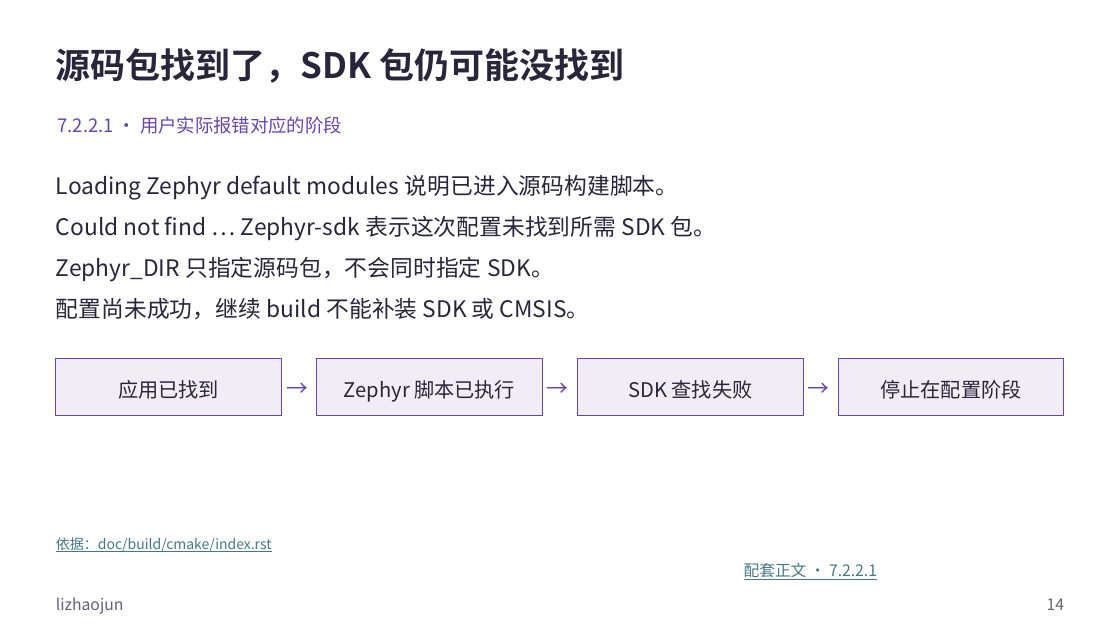
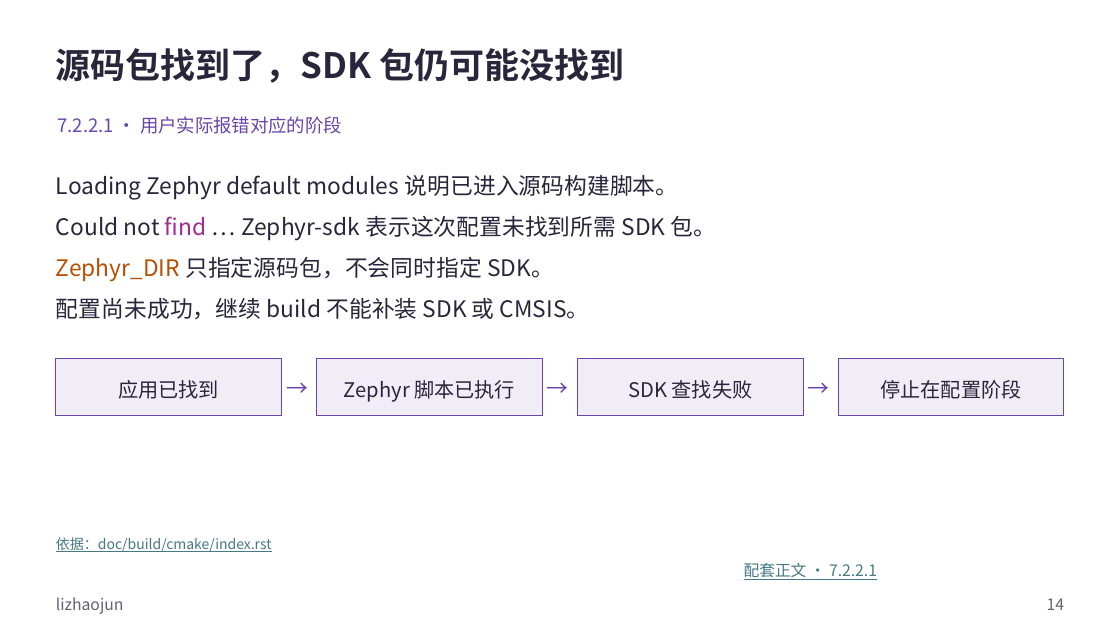
Before and after one commit to FormingSystem/zephyr_hc32f4a0, a slide deck: slide 14 of learning/P01_zephyr_make_project/slides/P007_Zephyr应用构建_Windows.pptx. Drawn at 1120x630 pixels with LibreOffice and Linux fonts; fonts in the diff are those of the drawing. Boxes give left, top, right and bottom in pixels: in the first picture for what was removed or moved away, otherwise in the second. Text is boxed around its words. In the diff, an @@ line names an element or a change of style, - is before the commit and + after.

Commit message:
content(learning/application-build): 统一Zephyr应用构建的图文标色
- 使应用入口、源码目录、构建参数和命令各有对应颜色，校正包结构页的正文定位并保留构建流程。
- 正式 PPT 与可重建原生源同步，保留封面、媒体、批注和非正文页脚署名。

```diff
--- a/learning/P01_zephyr_make_project/slides/P007_Zephyr应用构建_Windows.pptx
+++ b/learning/P01_zephyr_make_project/slides/P007_Zephyr应用构建_Windows.pptx
@@ text at <box>56,216,717,282</box>: text colour #29263B to #A02B93 in "find"; text colour #29263B to #B84E00 in "Zephyr_DIR" @@
```
Also in this commit, not shown: 11 other slides changed, 17 other files.
